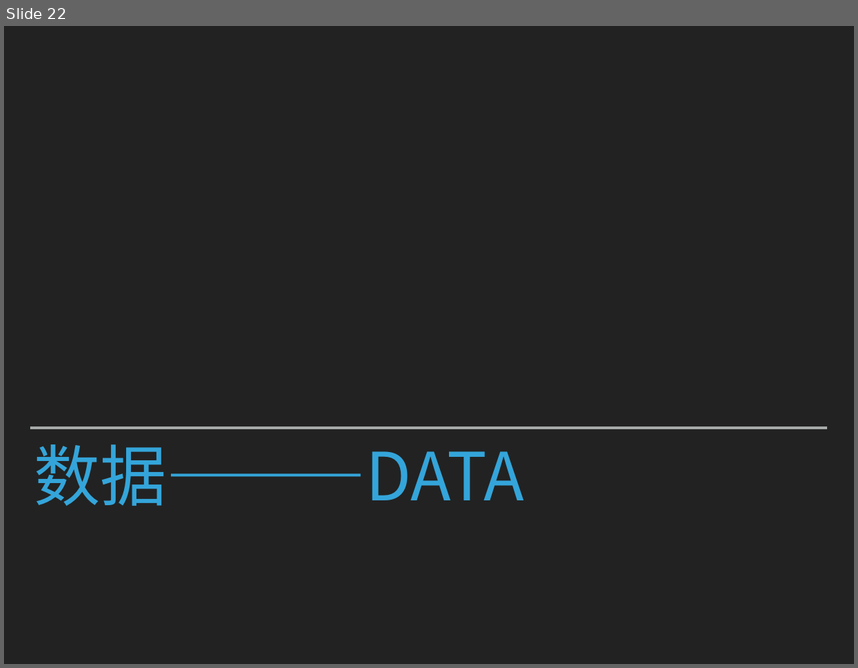
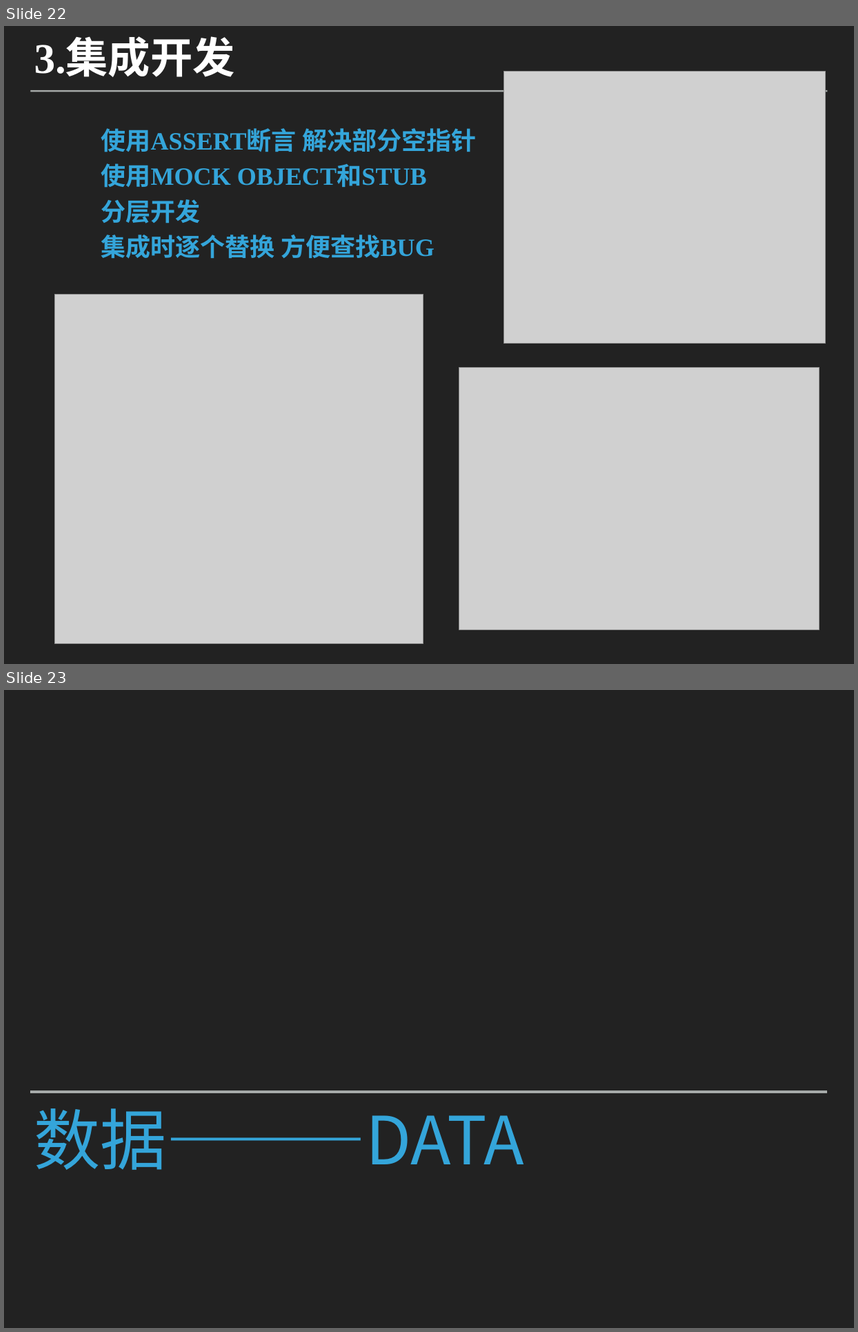
Before and after one commit to caodaxing/HotelReservation_Client, a slide deck: 文档相关/演示.pptx. Shown one above the other, each under a label of ours: slide 22 before the commit, slides 22 and 23 after it. The pictures are 858x668 and 858x1332 pixels, drawn with LibreOffice and Linux fonts; fonts in the diff are those of the drawing; grey boxes stand for pictures. Boxes give left, top, right and bottom in pixels: in the first picture for what was removed or moved away, otherwise in the second. Text is boxed around its words. In the diff, an @@ line names an element or a change of style, - is before the commit and + after.

```diff
--- a/文档相关/演示.pptx
+++ b/文档相关/演示.pptx
@@ slide 22 added at (4,26,854,664), background #222222 @@
@@ title added at (34,40,235,77), 51 pt, text #FFFFFF, bold @@
+3.集成开发
@@ picture added at (504,72,825,343) @@
@@ line added from (30, 91) to (828, 91), #A6AAA9 2 pt @@
@@ text added at (101,128,477,259), 30 pt, text #34A5DA, bold @@
+使用ASSERT断言 解决部分空指针
+使用MOCK OBJECT和STUB
+分层开发
+集成时逐个替换 方便查找BUG
@@ picture added at (55,294,423,644) @@
@@ picture added at (459,367,820,629) @@
@@ what was slide 22 is now slide 23 @@
```
Also in this commit, not shown: 3 slides changed, 1 other slide added, 1 slide removed, 1 other file.
